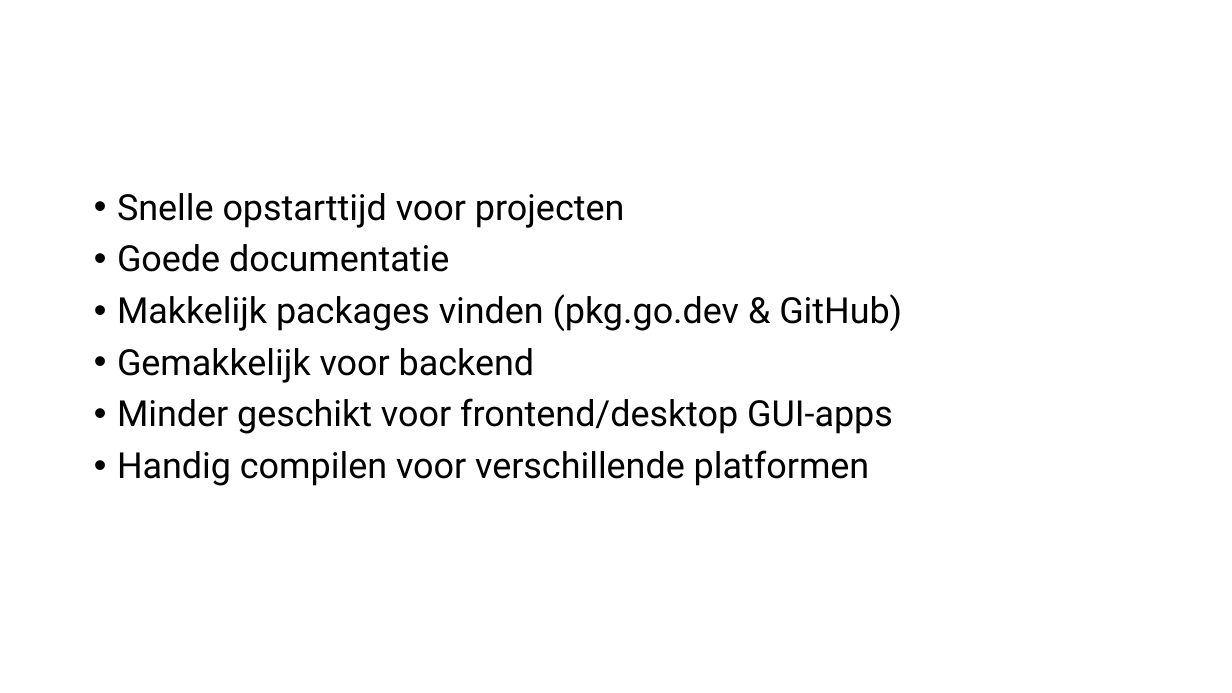
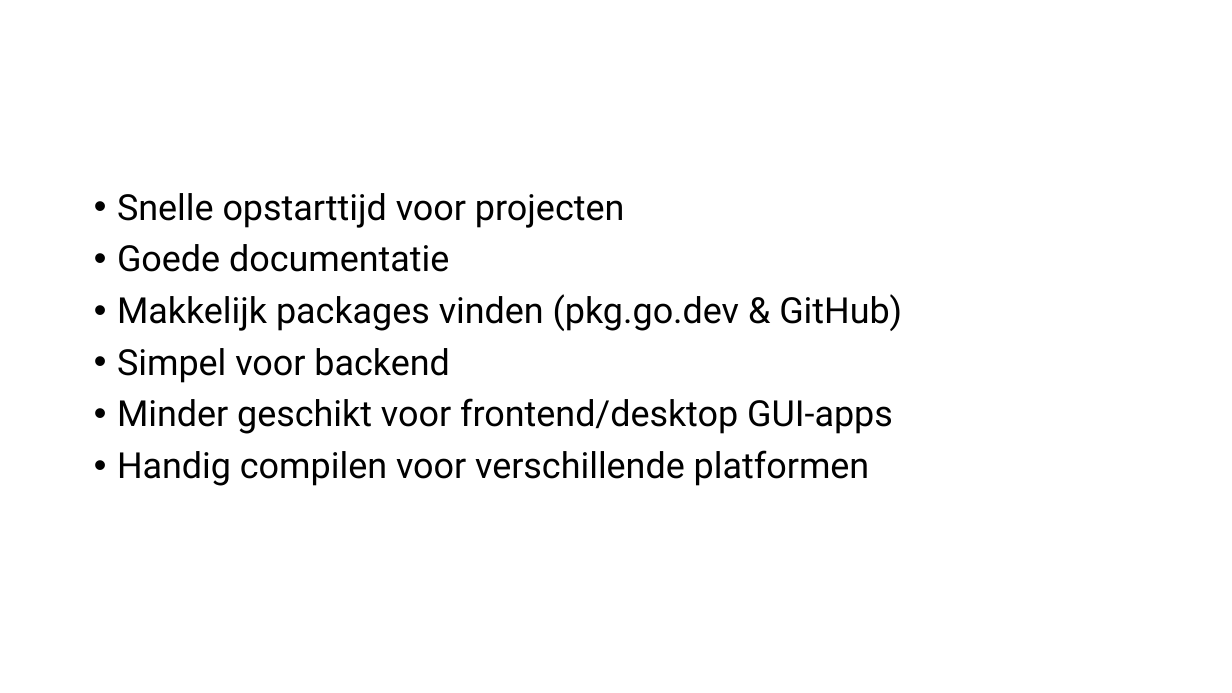
Before and after one commit to vervoortkobe/SoftwareTrends-Presentatie-Go-3ITSOF1, a slide deck: slide 16 of VervoortKobe_SoftwareTrends_Presentatie_Go.pptx. Drawn at 1232x693 pixels with LibreOffice and Linux fonts; fonts in the diff are those of the drawing; background and template pictures are left out. Boxes give left, top, right and bottom in pixels: in the first picture for what was removed or moved away, otherwise in the second. Text is boxed around its words. In the diff, an @@ line names an element or a change of style, - is before the commit and + after.

Commit message:
Update ppt

```diff
--- a/VervoortKobe_SoftwareTrends_Presentatie_Go.pptx
+++ b/VervoortKobe_SoftwareTrends_Presentatie_Go.pptx
@@ text at bbox=[117, 348, 449, 383]: text changed @@
-• Gemakkelijk voor backend
+• Simpel voor backend
```
